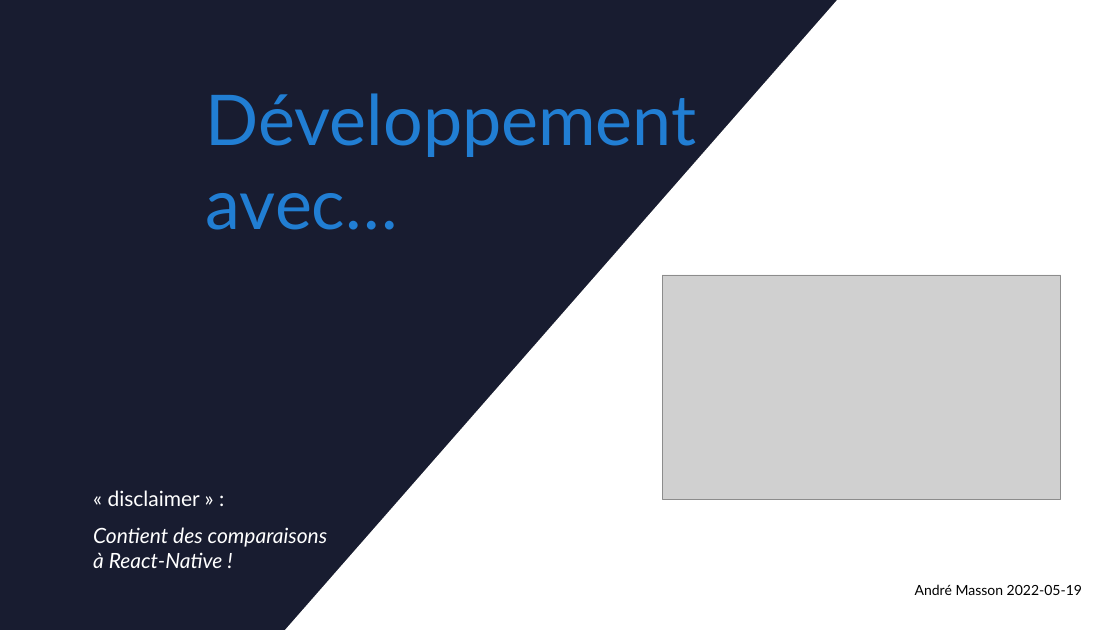
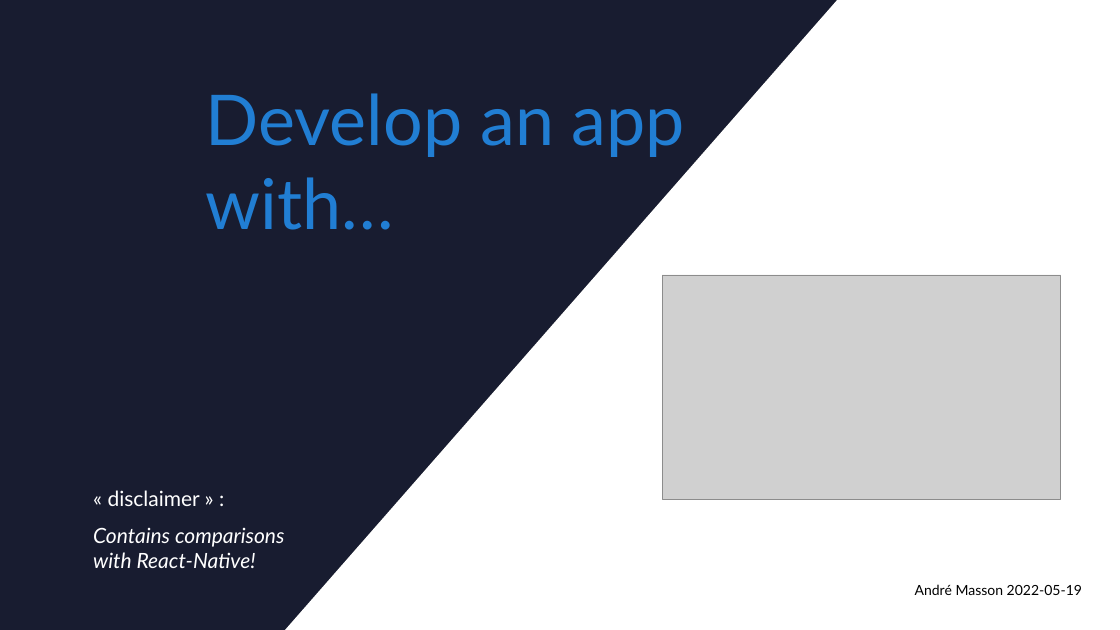
Before and after one commit to amwebexpert/guess_the_text, a slide deck: slide 1 of docs/training/develop-with-flutter.pptx. Drawn at 1120x630 pixels with LibreOffice and Linux fonts; fonts in the diff are those of the drawing; grey boxes stand for pictures. Boxes give left, top, right and bottom in pixels: in the first picture for what was removed or moved away, otherwise in the second. Text is boxed around its words. In the diff, an @@ line names an element or a change of style, - is before the commit and + after.

Commit message:
docs: develop with flutter presentation

```diff
--- a/docs/training/develop-with-flutter.pptx
+++ b/docs/training/develop-with-flutter.pptx
@@ text at (x1=206, y1=93, x2=685, y2=230): text changed @@
-Développement avec…
+Develop an app with…
@@ subtitle at (x1=93, y1=528, x2=284, y2=568): text changed @@
-Contient des comparaisons
-à React-Native !
+Contains comparisons
+with React-Native!
```
